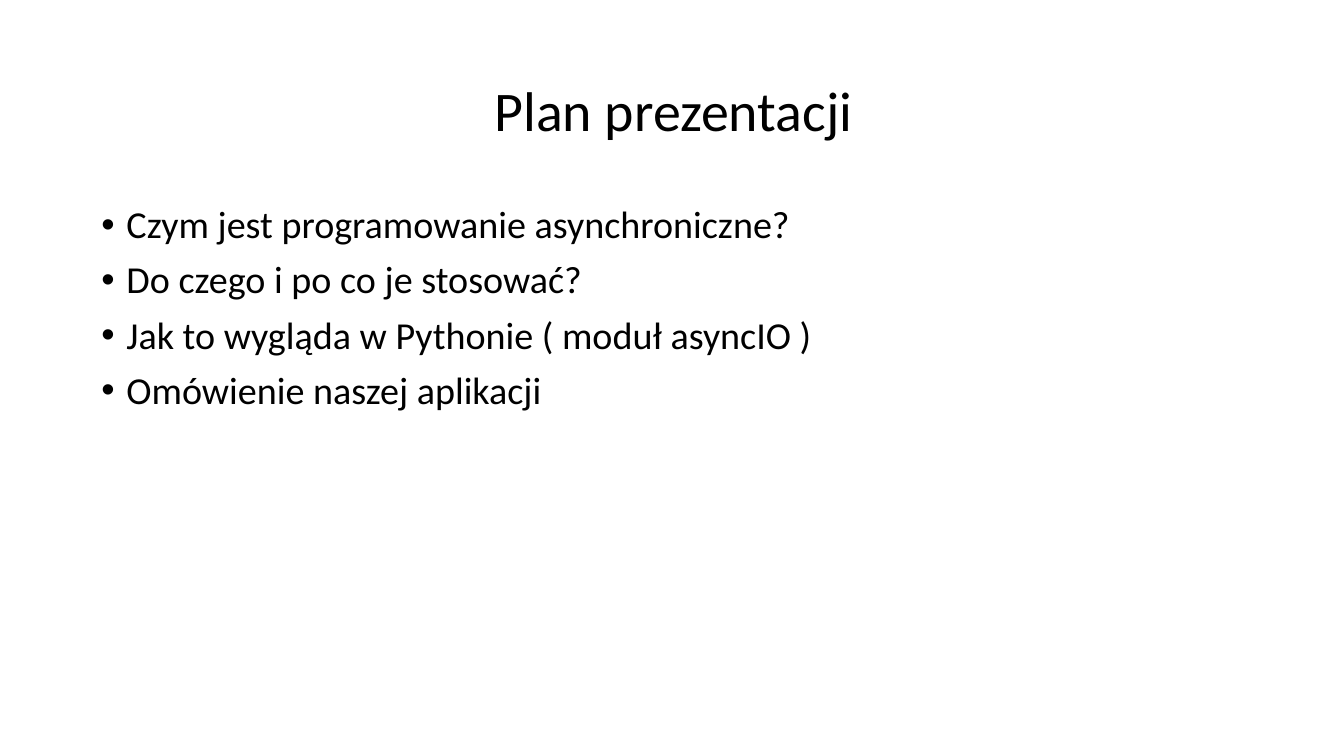
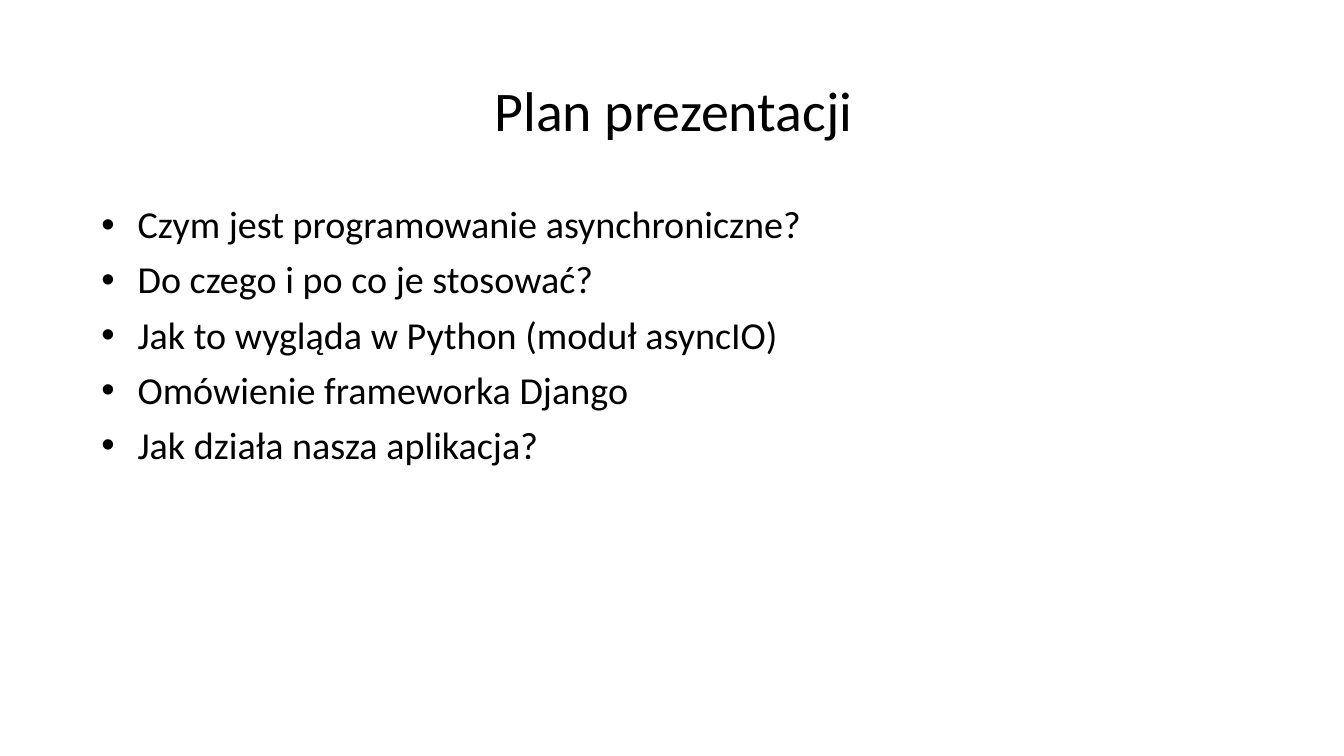
Before and after one commit to mpedziwiatr02/JPWP-User-Registration, a slide deck: slide 2 of PRESENTATION.odp. Drawn at 1344x756 pixels with LibreOffice and Linux fonts; fonts in the diff are those of the drawing; background and template pictures are left out. Boxes give left, top, right and bottom in pixels: in the first picture for what was removed or moved away, otherwise in the second. Text is boxed around its words. In the diff, an @@ line names an element or a change of style, - is before the commit and + after.

```diff
--- a/PRESENTATION.odp
+++ b/PRESENTATION.odp
@@ text at box(138, 211, 801, 300): indent changed @@
@@ text at box(138, 321, 777, 466): text changed @@
-• Jak to wygląda w Pythonie ( moduł asyncIO )
-• Omówienie naszej aplikacji
+• Jak to wygląda w Python (moduł asyncIO)
+• Omówienie frameworka Django
+• Jak działa nasza aplikacja?
```
Also in this commit, not shown: 18 other slides changed.
